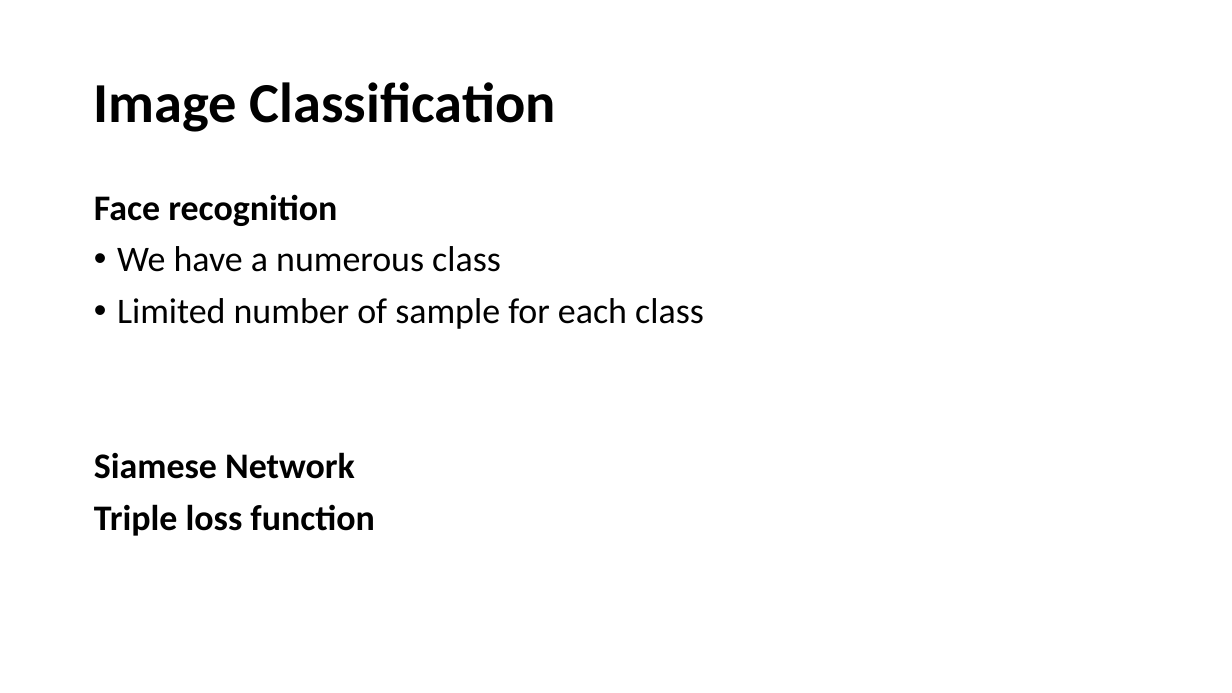
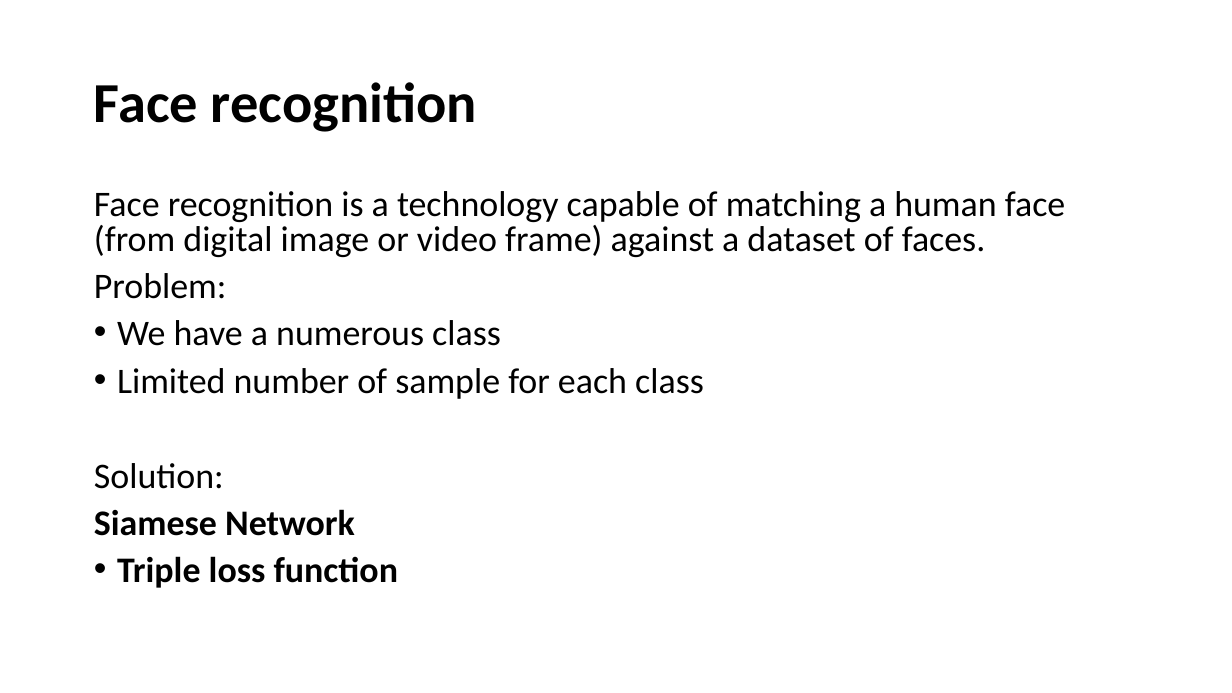
Before and after one commit to MatGhazi/Computer_vision, a slide deck: slide 8 of FaceRecognition/FaceRecognition.PPTX (slide 7 before the commit). Drawn at 1232x693 pixels with LibreOffice and Linux fonts; fonts in the diff are those of the drawing. Boxes give left, top, right and bottom in pixels: in the first picture for what was removed or moved away, otherwise in the second. Text is boxed around its words. In the diff, an @@ line names an element or a change of style, - is before the commit and + after.

```diff
--- a/FaceRecognition/FaceRecognition.PPTX
+++ b/FaceRecognition/FaceRecognition.PPTX
@@ title at (94, 82, 477, 132): text changed @@
-Image Classification
+Face recognition
@@ text at (94, 191, 1065, 299): text changed; bold off @@
-Face recognition
+Face recognition is a technology capable of matching a human face (from digital image or video frame) against a dataset of faces.
+Problem:
@@ text at (94, 320, 704, 588): line spacing 0.9 to 0.8; bullet none to • @@
@@ text at (94, 463, 224, 489): paragraph added @@
+Solution:
```
Also in this commit, not shown: 7 other slides changed, 2 slides added, 1 slide removed, 1 other file.
